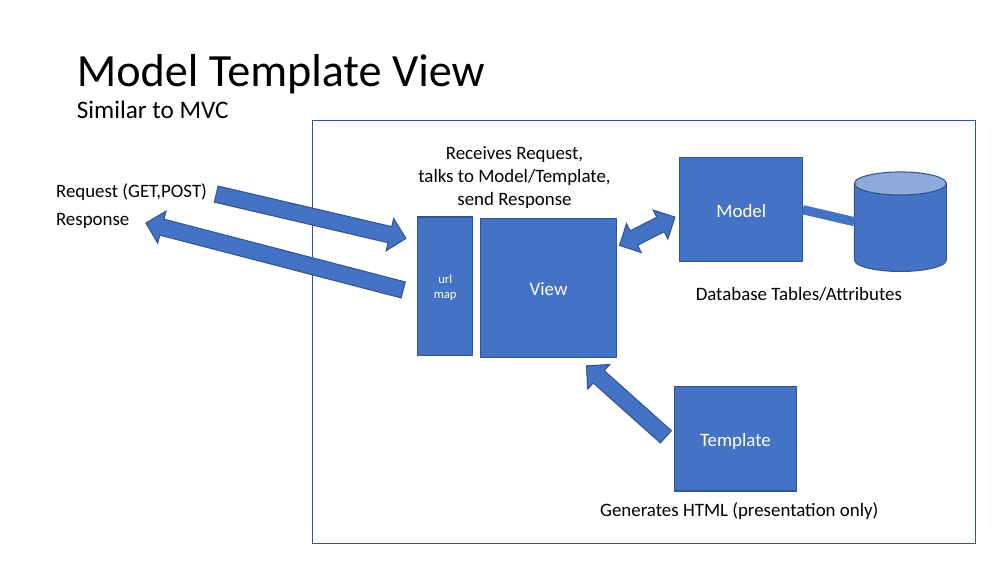
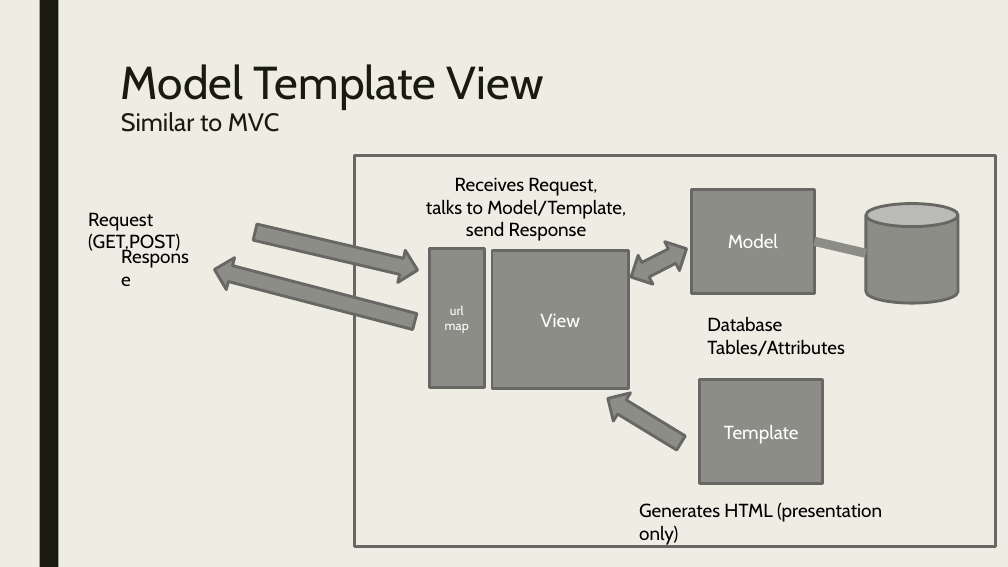
Before and after one commit to cwinsor/django_102_pluralsight, a slide deck: slide 8 of presentation.pptx. Drawn at 1008x567 pixels with LibreOffice and Linux fonts; fonts in the diff are those of the drawing. Boxes give left, top, right and bottom in pixels: in the first picture for what was removed or moved away, otherwise in the second. Text is boxed around its words. In the diff, an @@ line names an element or a change of style, - is before the commit and + after.

```diff
--- a/presentation.pptx
+++ b/presentation.pptx
@@ background #FFFFFF to #EFEDE3 @@
@@ rectangle added at <box>39,0,58,567</box>, fill #191B0E @@
@@ title "Model Template View Similar to ...": place and size @@
-title "Model Template View Similar to ..." at <box>77,54,485,118</box>
+title "Model Template View Similar to ..." at <box>121,64,544,132</box>
@@ title "Model Template View Similar to ..." at <box>121,64,544,132</box>: font Calibri to Cabin, text colour #000000 to #191B0E; line spacing 0.9 to 0.89; vertical alignment middle to top @@
@@ rectangle: place and size @@
-rectangle at <box>312,120,976,543</box>
+rectangle at <box>354,156,995,547</box>
@@ rectangle at <box>354,156,995,547</box>: outline #325491 1 pt to #686863 2.75 pt @@
@@ text "Request (GET,POST)": place and size @@
-text "Request (GET,POST)" at <box>56,183,207,200</box>
+text "Request (GET,POST)" at <box>88,212,180,254</box>
@@ right arrow: place and size @@
-right arrow at <box>213,178,410,255</box>
+right arrow at <box>251,216,421,286</box>
@@ font Calibri to Cabin in 5 elements at <box>639,502,882,545</box>, <box>426,177,626,241</box>, <box>707,317,845,356</box>, <box>88,212,180,254</box>, <box>113,241,203,271</box> @@
@@ text "Response": place and size @@
-text "Response" at <box>56,213,129,228</box>
+text "Response" at <box>113,241,203,271</box>
@@ fill #4472C4 to #8C8D86; outline #325491 1 pt to #686863 2.75 pt in 4 elements at <box>624,234,694,291</box>, <box>866,203,958,303</box>, <box>251,216,421,286</box>, <box>210,253,419,338</box> @@
@@ right arrow: place and size @@
-right arrow at <box>142,207,407,306</box>
+right arrow at <box>210,253,419,338</box>
@@ font Calibri to Cabin; fill #4472C4 to #8C8D86; outline #325491 1 pt to #686863 2.75 pt in 4 elements at <box>700,380,823,484</box>, <box>492,250,628,389</box>, <box>692,189,815,293</box>, <box>430,249,485,387</box> @@
@@ rectangle "url": place and size @@
-rectangle "url" at <box>417,217,473,355</box>
+rectangle "url" at <box>430,249,485,387</box>
@@ 2 rectangles, 2 texts, 1 left right arrow, 1 cylinder, 1 line: place and size @@
-2 rectangles, 2 texts, 1 left right arrow, 1 cylinder, 1 line at <box>418,146,947,357</box>
+2 rectangles, 2 texts, 1 left right arrow, 1 cylinder, 1 line at <box>426,177,958,389</box>
@@ line (814, 241) - (866, 253): stroke #4472C4 8.75 pt to #8C8D86 8.75 pt @@
@@ right arrow at <box>600,385,690,458</box>: fill #4472C4 to #8C8D86; outline #325491 1 pt to #686863 2.75 pt; rotation 221 to 211 degrees @@
@@ rectangle "Template": place and size @@
-rectangle "Template" at <box>675,386,798,491</box>
+rectangle "Template" at <box>700,380,823,484</box>
@@ text "Generates HTML (presentation only)": place and size @@
-text "Generates HTML (presentation only)" at <box>600,502,878,519</box>
+text "Generates HTML (presentation only)" at <box>639,502,882,545</box>
```
Also in this commit, not shown: 16 other slides changed, 3 slides removed.
